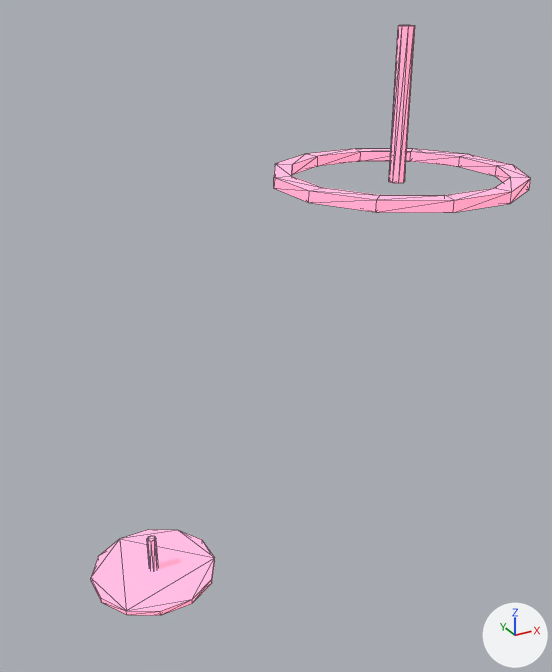
What one commit did to the glTF model assets/models/batch039/overlays/hall_ov_launch.glb.
Camera for both pictures: a 50 mm camera at (2.9, -46.9, 25.6) aimed at (15.2, -24.6, 14.4). Every picture has the same lights, and +X, +Y and +Z are marked at lower right. The picture after the commit comes second. Mesh edges are drawn as thin lines. Vertices at exactly the same position are counted once.

Names of what the first picture shows: 'hall_ov_launch'.
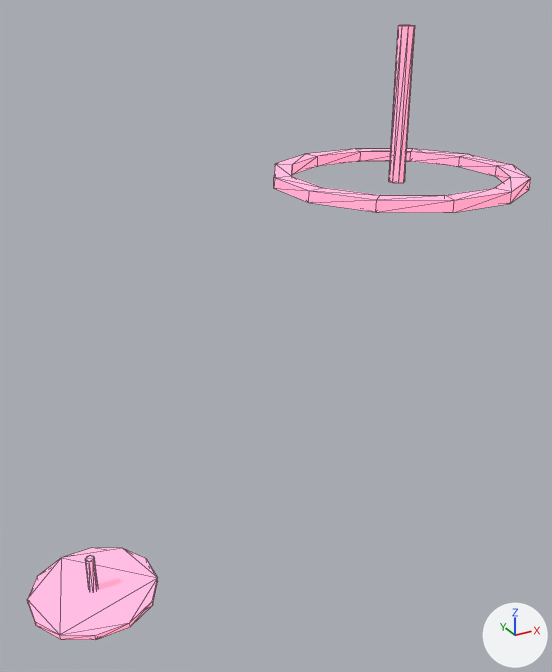
Commit message: Regenerate the hall's launch figure for the moved pad

What differs and where, as boxes [x1, y1, x2, y2] in the pictures (552 x 672 px; the box of a moved part takes in the faces that stretch with it):
'hall_ov_launch', reshaped (15% wider): before [91, 25, 531, 615]; after [27, 25, 531, 640]
part 1 of me_hall_ov_launch, moved or reshaped: before [91, 530, 215, 615]; after [27, 548, 158, 640]
part 2 of me_hall_ov_launch, moved or reshaped: before [147, 536, 158, 571]; after [85, 556, 98, 592]

Diff of the bpy script that builds the scene:
```diff
--- a/assets/models/batch039/overlays/hall_ov_launch.glb.py
+++ b/assets/models/batch039/overlays/hall_ov_launch.glb.py
@@ me_hall_ov_launch @@
 # used by ob_hall_ov_launch; location = (0.0, 0.0, 0.0)
-me_hall_ov_launch.from_pydata(...)  # 104 vertices, 196 faces; spans x 9.1..19.4, y -33.4..-15.1, z 0.0..25.0
+me_hall_ov_launch.from_pydata(...)  # 104 vertices, 196 faces; spans x 6.1..19.4, y -33.4..-15.1, z 0.0..25.0
+# me_hall_ov_launch part 1: the loose piece of 24 vertices spanning x 9.1..14.9, y -20.9..-15.1, z 0.0..0.2 is moved by (-3.0, 0.0, 0.0)
+# me_hall_ov_launch part 2: the loose piece of 16 vertices spanning x 11.8..12.2, y -18.2..-17.8, z 0.0..2.0 is moved by (-3.0, 0.0, 0.0)
 me_hall_ov_launch.materials.append(mat_ov_launch)
```
